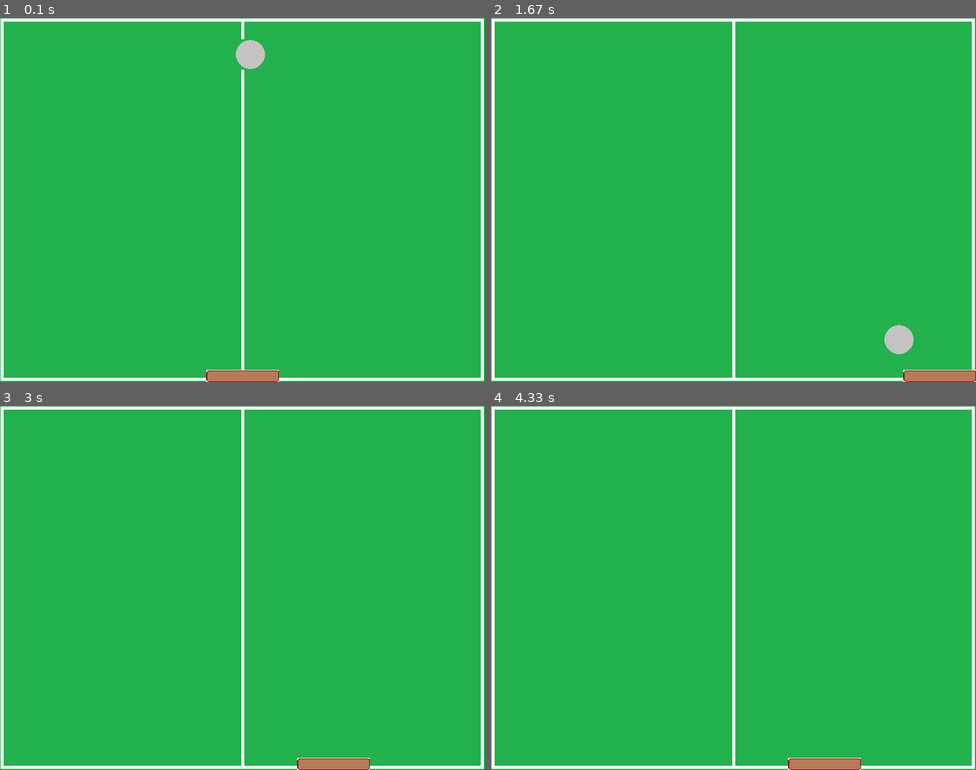
Above: before the commit, frames 1-4 (two rows, left to right).
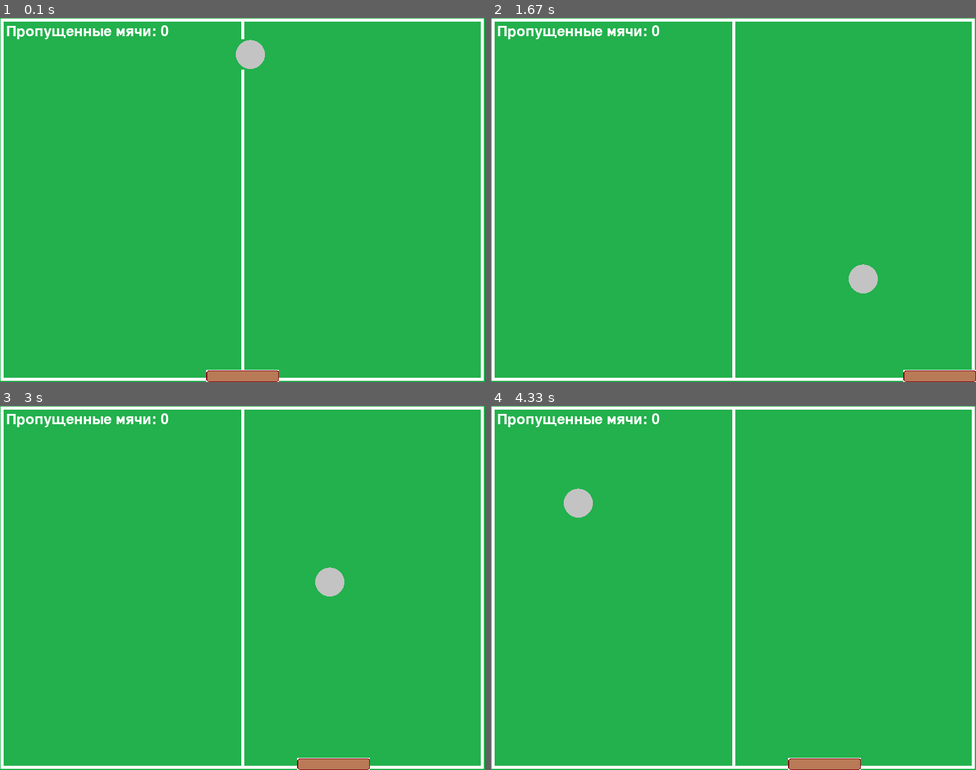
Above: after the commit, the same moments.

Repository: PavelVNazarov/other-programs
Game: pygame game, started from ping_pong_game.py
Two runs of this game, one before a commit and one after it. Both use one fixed random seed, a clock stepped at 60 frames per second and the inputs below.
Inputs:
- Up to frame 1 (0.1 s): no input
- Up to frame 2 (1.67 s): hold R 0.33-0.8 s; hold Right 0.33-0.8 s; hold N 0.83-1.3 s; hold Right 0.83-1.3 s; hold Right from 1.33 s (still down)
- Up to frame 3 (3 s): release Right at 1.8 s; hold Left 2.33-2.87 s; hold Left from 2.9 s (still down)
- Up to frame 4 (4.33 s): release Left at 3.3 s; hold Right 3.33-3.97 s; hold Left from 4 s (still down)

The runs differ from the first frame. In frame 1, 0.5% of the frame differs, in the area x 1-35%, y 2-6%; in frame 2, 1.2%, in the area x 1-88%, y 2-93%; in frame 3, 0.8%; in frame 4, 0.8%.

Commit message:
Update ping_pong_game.py

Diff:
--- a/ping_pong_game.py
+++ b/ping_pong_game.py
@@ -9,6 +9,7 @@
 # Скорость мяча
 speed = 5
 
+
 class Ball(pygame.sprite.Sprite):
     def __init__(self, x, y):
         super().__init__()
@@ -16,20 +17,25 @@
         self.image = scale(pygame.image.load('Ball_2.png'), (50, 50))
         self.change_x = speed
         self.change_y = speed
+        self.active = True  # Новое поле для отслеживания статуса мяча
 
     def draw(self, screen):
         screen.blit(self.image, (self.rect.x, self.rect.y))
 
     def update(self):
+        if not self.active:
+            return  # Если мяч не активен, выходим
+
         if self.rect.x >= 750 or self.rect.x <= 0:
             self.change_x *= -1  # Флип по горизонтали
         if self.rect.y >= 600:
-            self.kill()
+            self.active = False  # Мяч пропал
         if self.rect.y <= 0:
             self.change_y *= -1  # Флип по вертикали
 
         self.rect.x += self.change_x
         self.rect.y += self.change_y
+
 
 class Spaceship(pygame.sprite.Sprite):
     def __init__(self, x, y):
@@ -58,6 +64,14 @@
         if self.rect.colliderect(ball.rect):
             ball.change_y *= -1  # Флип по вертикали
 
+
+def reset_game():
+    global score, ball
+    score = 0
+    ball = Ball(randint(5, 700), 5)
+    ball.active = True
+
+
 pygame.init()
 screen = pygame.display.set_mode((800, 600))
 pygame.display.set_caption("Ping-Pong")
@@ -70,8 +84,11 @@
 right = False
 
 ball = Ball(randint(5, 700), 5)
+score = 0
 
 clock = pygame.time.Clock()
+
+font = pygame.font.Font(None, 36)
 
 while True:
     for e in pygame.event.get():
@@ -80,6 +97,15 @@
                 left = True
             if e.key == pygame.K_RIGHT:
                 right = True
+            if e.key == pygame.K_r:  # Начать сначала
+                reset_game()
+            if e.key == pygame.K_n:  # Новая подача
+                if not ball.active:
+                    ball = Ball(ship.rect.x + 50, ship.rect.y - 50)
+                    ball.active = True
+            if e.key == pygame.K_q:  # Закончить игру
+                pygame.quit()
+                exit()
         if e.type == pygame.KEYUP:
             if e.key == pygame.K_LEFT:
                 left = False
@@ -94,7 +120,13 @@
     ship.draw(screen)
 
     ball.update()
+    if not ball.active:  # Если мяч пропал
+        score += 1  # Увеличиваем счет
     ball.draw(screen)
+
+    # Вывод счета на экран
+    score_text = font.render(f"Пропущенные мячи: {score}", True, (255, 255, 255))
+    screen.blit(score_text, (10, 10))
 
     pygame.display.update()
     clock.tick(60)  # Ограничение до 60 кадров в секунду
